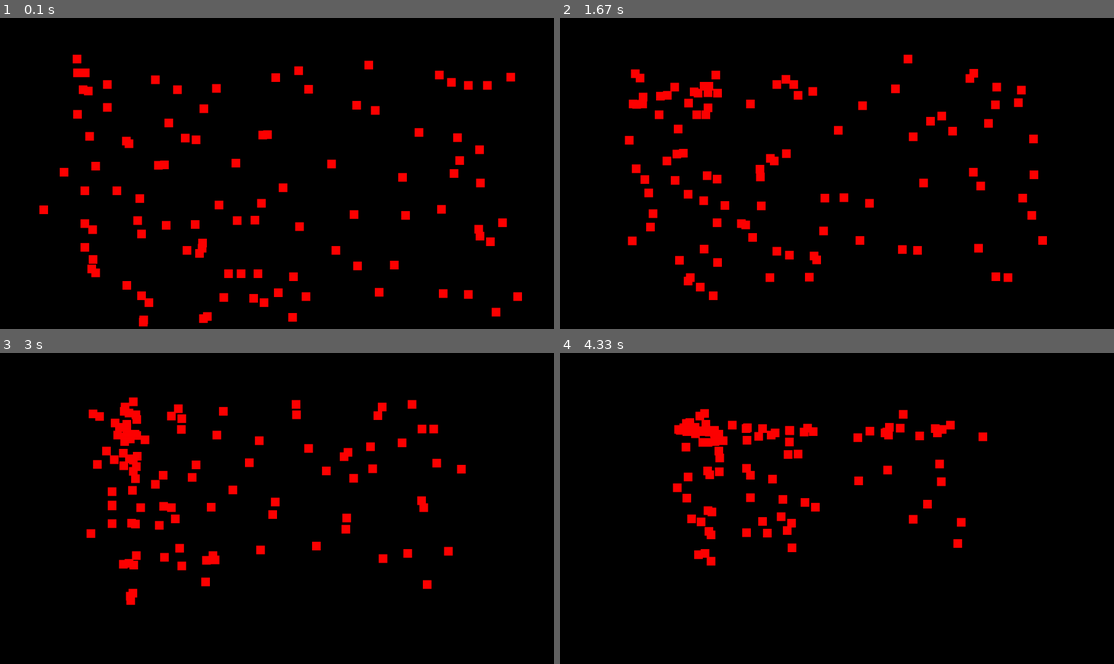
Above: before the commit, frames 1-4 (two rows, left to right).
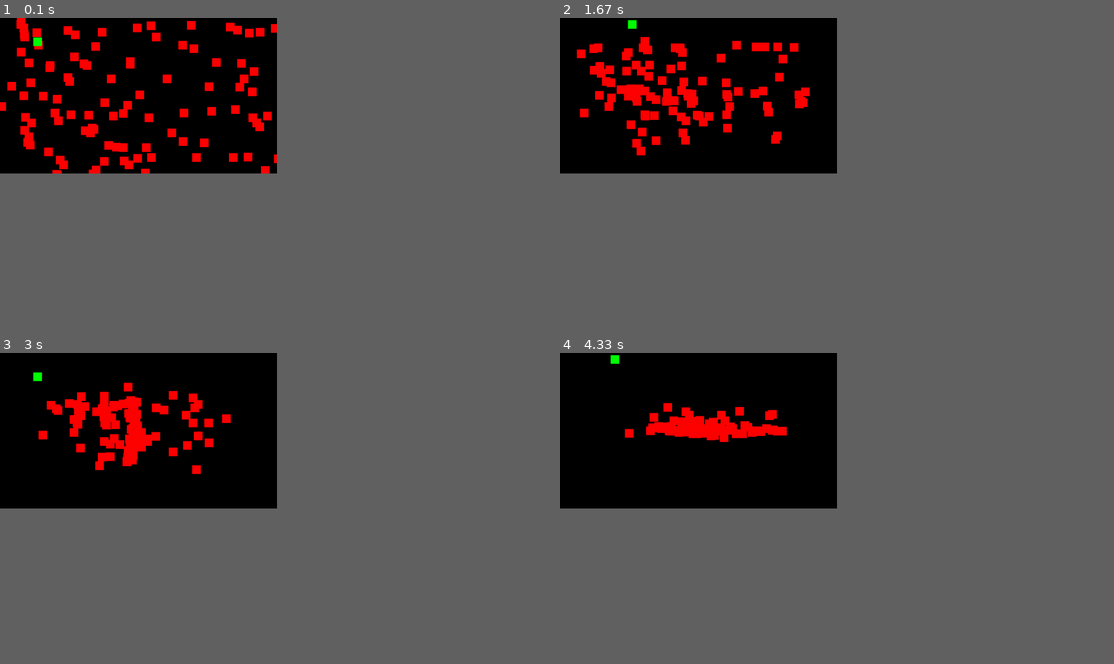
Above: after the commit, the same moments.

Repository: emb3rn/py_game
Game: pygame game, started from game.py
The game is run twice, just before and just after one commit, with the same random seed, the same clock (stepped at 60 frames per second) and the same inputs.
Inputs (mouse positions are in pixels of both pictures, inside the frame that each line leads up to):
- Up to frame 1 (0.1 s): no input
- Up to frame 2 (1.67 s): hold Right 0.33-0.8 s; move the mouse to (687, 101) at 0.37 s; hold Up 0.83-1.13 s; move the mouse to (632, 95) at 0.87 s; press the mouse at (731, 108) at 1.2 s; move the mouse to (676, 73) at 1.3 s; release the mouse at (626, 39) at 1.43 s; hold Right from 1.5 s (still down); click (704, 42) at 1.58 s
- Up to frame 3 (3 s): release Right at 1.97 s; hold Left 2-2.53 s; click (127, 471) at 2.08 s; hold Down 2.57-2.87 s; click (127, 402) at 2.65 s; hold Left from 2.9 s (still down); click (99, 399) at 2.98 s
- Up to frame 4 (4.33 s): release Left at 3.3 s; hold Up 3.33-3.7 s; click (770, 418) at 3.42 s; hold Right from 3.73 s (still down); click (781, 427) at 3.82 s
In our replay, the window is 900x506 before the commit and 450x253 after it. These sizes can differ from the game's own. Grey fills any space a smaller window leaves; there, only what the larger window draws over its background counts as a difference.

The runs differ from the first frame. In frame 1, 8.4% of the frame differs, in the area x 0-95%, y 0-100%; in frame 2, 7.6%; in frame 3, 5.8%; in frame 4, 4.1%.

Commit message:
Player working

Diff:
--- a/game.py
+++ b/game.py
@@ -2,16 +2,17 @@
 from random import randint
 
 pygame.init()
-WINDOW_SIZE = pygame.Vector2(pygame.display.Info().current_w, pygame.display.Info().current_h)
+
+WINDOW_SIZE = pygame.Vector2(pygame.display.Info().current_w/2, pygame.display.Info().current_h/2)
+ENTITY_SIZE = 20
+
 screen = pygame.display.set_mode((WINDOW_SIZE.x, WINDOW_SIZE.y))
 clock = pygame.time.Clock()
 running = True
 
-entity_list = []
-
 class C_Entity():
     def __init__(self, size):
-        self.rect = pygame.Rect(randint(100, 1200), randint(100, 700), size, size)
+        self.rect = pygame.Rect(randint(0, WINDOW_SIZE.x), randint(0, WINDOW_SIZE.y), size, size)
 
     def move(self, x, y):
         self.rect = self.rect.move(x, y)
@@ -19,6 +20,7 @@
 class C_Enemy(C_Entity):
     def __init__(self, size):
         super().__init__(size)
+        self.color = "red"
 
     def move_to_cursor(self):
         smallest_distance = 99999999
@@ -37,27 +39,41 @@
 class C_Player(C_Entity):
     def __init__(self, size):
         super().__init__(size)
+        self.color = "green"
 
-    def keyboard_move(self, key):
-        pass
+    def keyboard_move(self, event):
+        multi = 40
+        if event.type == pygame.KEYDOWN:
+            if event.key == pygame.K_UP:
+                self.move(0, -1*multi)
+            if event.key == pygame.K_DOWN:
+                self.move(0, 1*multi)
+            if event.key == pygame.K_LEFT:
+                self.move(-1*multi, 0)
+            if event.key == pygame.K_RIGHT:
+                self.move(1*multi, 0)
+
+class C_PointerList():
+    pass #TODO: Add all the pointers to differnet managers in here, so we can easily call manager functions from other managers
 
 class C_EntityManager():
-    def __init__(self, screen, ent_list):
+    def __init__(self, screen):
         self.screen = screen
-        self.entity_list = ent_list
+        self.entity_list = []
+        self.player_list = []
 
     def init_enemy(self, amount):
         for x in range(0, amount):
-            self.entity_list.append(C_Enemy(20))
+            self.entity_list.append(C_Enemy(ENTITY_SIZE))
 
-    def render_entities(self):
+    def render_enemies(self):
         for entity in self.entity_list:
-            if isinstance(entity, C_Entity):
-                pygame.draw.rect(screen, "red", entity.rect, 20)
+            if isinstance(entity, C_Enemy):
+                pygame.draw.rect(screen, entity.color, entity.rect, ENTITY_SIZE)
 
-    def move_entites(self, randomness):
+    def random_movement(self, randomness): #TODO: Remove for loop and call it within the move_to_cursor() func, then run it per entity
         for entity in self.entity_list:
-            if isinstance(entity, C_Entity):
+            if isinstance(entity, C_Enemy):
                 if entity.rect.x <= WINDOW_SIZE.x - 10 or WINDOW_SIZE.y - 10 <= 720 and (entity.rect.x + entity.rect.y >= 0): #scuffed boundry check
                     entity.move(randint(randomness*-1, randomness), randint(randomness*-1, randomness))
 
@@ -66,22 +82,47 @@
             if isinstance(entity, C_Enemy):
                 entity.move_to_cursor()
 
-EntityManager = C_EntityManager(screen, entity_list)
+
+class C_PlayerManager():
+    def __init__(self):
+        self.player_list = []
+
+    def init_player(self):
+       self.player_list.append(C_Player(ENTITY_SIZE))
+
+    def move_players(self, event):
+        for player in self.player_list:
+            if isinstance(player, C_Player):
+                player.keyboard_move(event)
+
+    def render_players(self):
+        for player in self.player_list:
+            if isinstance(player, C_Player):
+                pygame.draw.rect(screen, player.color, player.rect, ENTITY_SIZE)
+
+EntityManager = C_EntityManager(screen)
+PlayerManager = C_PlayerManager()
 EntityManager.init_enemy(100)
-print(EntityManager.entity_list)
+PlayerManager.init_player()
 
 while running == True:
-    for event in pygame.event.get():
-        if event.type == pygame.QUIT:
+    for current_event in pygame.event.get():
+        if current_event.type == pygame.QUIT:
             running = False
-        if event.type == pygame.MOUSEBUTTONUP:
+
+        if current_event.type == pygame.MOUSEBUTTONUP:
+            # THIS IS GOING TO HAVE BUILDING FOR WHEN THE PLAYER CLICKS
             print(f"Cursor pos: {pygame.mouse.get_pos()}")
+
+        if current_event.type == pygame.KEYDOWN:
+            PlayerManager.move_players(current_event)
 
     screen.fill("black")
 
-    EntityManager.move_entites(5)
+    EntityManager.random_movement(5)
     EntityManager.move_to_cursor()
-    EntityManager.render_entities()
+    EntityManager.render_enemies()
+    PlayerManager.render_players()
 
     pygame.display.flip()
     clock.tick(60)
